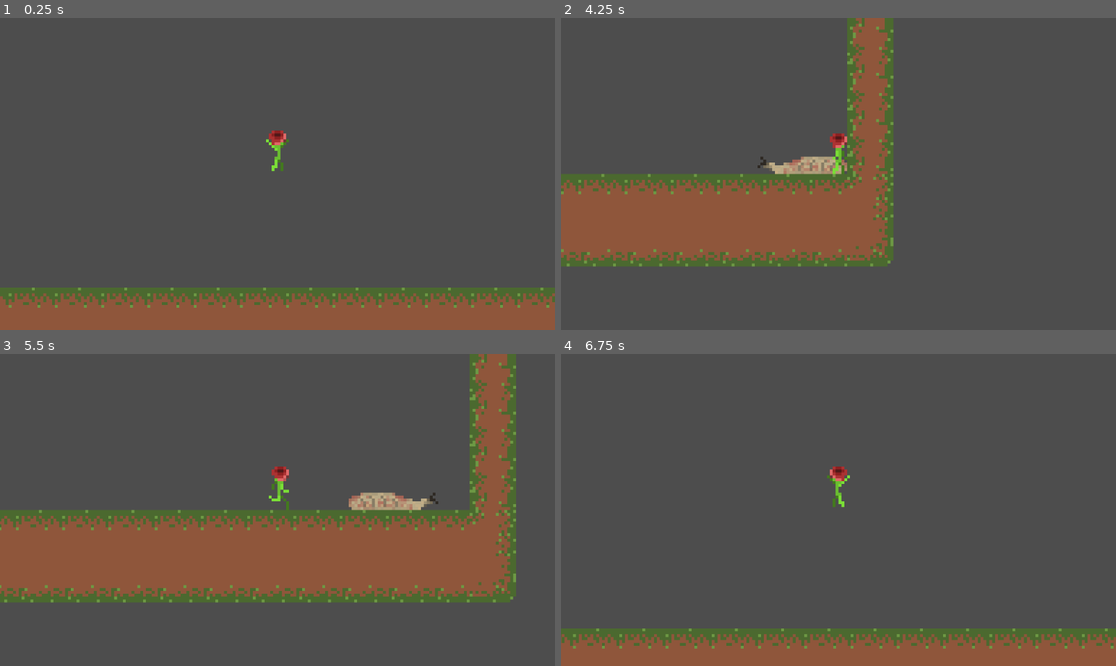
Above: before the commit, frames 1-4 (two rows, left to right).
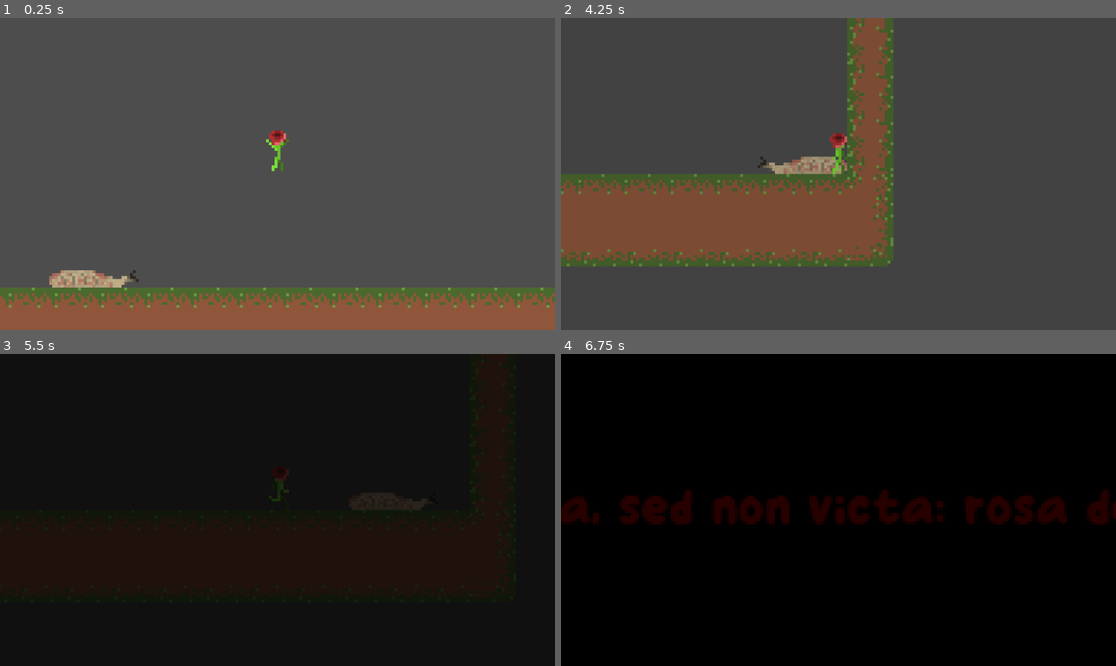
Above: after the commit, the same moments.

Repository: MurasakiAki/TheRoseMary
Game: Godot game, scene res://Src/Levels/Level_1.tscn
The game is run twice, just before and just after one commit, with the same random seed, the same clock (stepped at 60 frames per second) and the same inputs. The project has no main scene, so this scene is started directly.
Inputs:
- Up to frame 1 (0.25 s): no input
- Up to frame 2 (4.25 s): tap Enter (ui_accept) at 0.5, 0.6, 1.55, 2.1, 3.05, 3.6 s; hold D (right) 0.53-2.03 s; tap W (jump) at 0.77, 1.52, 3.02, 3.77 s; tap E (Accept, bound only after the commit) at 0.8, 1.35, 2.3, 2.85, 3.8 s; hold A (left) 2.03-2.78 s; hold D (right) from 2.78 s (still down)
- Up to frame 3 (5.5 s): release D (right) at 4.28 s; hold A (left) 4.28-5.03 s; tap E (Accept, bound only after the commit) at 4.35, 5.3 s; tap W (jump) at 4.52 s; tap Enter (ui_accept) at 4.55, 5.1 s; hold D (right) from 5.03 s (still down)
- Up to frame 4 (6.75 s): release D (right) at 5.78 s; hold A (left) from 5.78 s (still down); tap E (Accept, bound only after the commit) at 5.85 s; tap W (jump) at 6.02 s; tap Enter (ui_accept) at 6.05, 6.6 s

The runs differ from the first frame. In frame 1, 0.7% of the frame differs, in the area x 8-26%, y 80-87%; in frame 2, 0.3%; in frame 3, 100%, in the area x 0-100%, y 0-100%; in frame 4, 100%.

Commit message:
Commit
working on death anim

Diff:
--- a/TheRoseMaryGD4/Src/Levels/Level_1.tscn
+++ b/TheRoseMaryGD4/Src/Levels/Level_1.tscn
@@ -17,4 +17,7 @@
 [node name="Maggot" parent="." instance=ExtResource("3_2o426")]
 position = Vector2(176, 24)
 
+[node name="Maggot2" parent="." instance=ExtResource("3_2o426")]
+position = Vector2(-64, 24)
+
 [editable path="WorldAccessories"]
--- a/TheRoseMaryGD4/Src/Player/DeathAnimation.tscn
+++ b/TheRoseMaryGD4/Src/Player/DeathAnimation.tscn
@@ -4,9 +4,8 @@
 [ext_resource type="Script" path="res://Src/Scripts/DeathAnimation.gd" id="1_utmg1"]
 [ext_resource type="Texture2D" uid="uid://cqx5562h35qen" path="res://Assets/Shaders/black_screen.png" id="2_qft8b"]
 
-[sub_resource type="Theme" id="Theme_bw7vb"]
+[sub_resource type="Theme" id="Theme_4hi34"]
 default_font = ExtResource("1_n7lb4")
-default_font_size = 40
 
 [sub_resource type="Animation" id="Animation_1ups2"]
 resource_name = "DeathAnimation"
@@ -14,14 +13,14 @@
 tracks/0/type = "value"
 tracks/0/imported = false
 tracks/0/enabled = true
-tracks/0/path = NodePath("Label:visible")
+tracks/0/path = NodePath("Sprite2D:modulate")
 tracks/0/interp = 1
 tracks/0/loop_wrap = true
 tracks/0/keys = {
-"times": PackedFloat32Array(0),
-"transitions": PackedFloat32Array(1),
-"update": 1,
-"values": [true]
+"times": PackedFloat32Array(0, 2.5),
+"transitions": PackedFloat32Array(1, 1),
+"update": 0,
+"values": [Color(1, 1, 1, 0), Color(1, 1, 1, 1)]
 }
 tracks/1/type = "value"
 tracks/1/imported = false
@@ -38,23 +37,23 @@
 tracks/2/type = "value"
 tracks/2/imported = false
 tracks/2/enabled = true
-tracks/2/path = NodePath("Sprite2D:modulate")
+tracks/2/path = NodePath("RichTextLabel:visible")
 tracks/2/interp = 1
 tracks/2/loop_wrap = true
 tracks/2/keys = {
-"times": PackedFloat32Array(0, 2.5),
-"transitions": PackedFloat32Array(1, 1),
-"update": 0,
-"values": [Color(1, 1, 1, 0), Color(1, 1, 1, 1)]
+"times": PackedFloat32Array(0),
+"transitions": PackedFloat32Array(1),
+"update": 1,
+"values": [true]
 }
 tracks/3/type = "value"
 tracks/3/imported = false
 tracks/3/enabled = true
-tracks/3/path = NodePath("Label:modulate")
+tracks/3/path = NodePath("RichTextLabel:modulate")
 tracks/3/interp = 1
 tracks/3/loop_wrap = true
 tracks/3/keys = {
-"times": PackedFloat32Array(2.5, 3.5),
+"times": PackedFloat32Array(2.5, 4),
 "transitions": PackedFloat32Array(1, 1),
 "update": 0,
 "values": [Color(1, 1, 1, 0), Color(1, 1, 1, 1)]
@@ -65,14 +64,14 @@
 tracks/0/type = "value"
 tracks/0/imported = false
 tracks/0/enabled = true
-tracks/0/path = NodePath("Label:visible")
+tracks/0/path = NodePath("Sprite2D:modulate")
 tracks/0/interp = 1
 tracks/0/loop_wrap = true
 tracks/0/keys = {
 "times": PackedFloat32Array(0),
 "transitions": PackedFloat32Array(1),
-"update": 1,
-"values": [true]
+"update": 0,
+"values": [Color(1, 1, 1, 0)]
 }
 tracks/1/type = "value"
 tracks/1/imported = false
@@ -89,19 +88,19 @@
 tracks/2/type = "value"
 tracks/2/imported = false
 tracks/2/enabled = true
-tracks/2/path = NodePath("Sprite2D:modulate")
+tracks/2/path = NodePath("RichTextLabel:visible")
 tracks/2/interp = 1
 tracks/2/loop_wrap = true
 tracks/2/keys = {
 "times": PackedFloat32Array(0),
 "transitions": PackedFloat32Array(1),
-"update": 0,
-"values": [Color(1, 1, 1, 0)]
+"update": 1,
+"values": [true]
 }
 tracks/3/type = "value"
 tracks/3/imported = false
 tracks/3/enabled = true
-tracks/3/path = NodePath("Label:modulate")
+tracks/3/path = NodePath("RichTextLabel:modulate")
 tracks/3/interp = 1
 tracks/3/loop_wrap = true
 tracks/3/keys = {
@@ -120,25 +119,23 @@
 [node name="DeathAnimation" type="Node2D"]
 script = ExtResource("1_utmg1")
 
-[node name="Label" type="Label" parent="."]
+[node name="RichTextLabel" type="RichTextLabel" parent="."]
 modulate = Color(1, 1, 1, 0)
 z_index = 32
-anchors_preset = 8
-anchor_left = 0.5
+anchors_preset = 14
 anchor_top = 0.5
-anchor_right = 0.5
+anchor_right = 1.0
 anchor_bottom = 0.5
-offset_left = -158.0
-offset_top = -69.0
-offset_right = 158.0
-offset_bottom = 69.0
+offset_top = -9.0
+offset_bottom = 9.0
 grow_horizontal = 2
 grow_vertical = 2
-theme = SubResource("Theme_bw7vb")
-theme_override_colors/font_color = Color(0.619608, 0, 0.027451, 1)
-text = "<Resurgam!>"
-horizontal_alignment = 1
-vertical_alignment = 1
+theme = SubResource("Theme_4hi34")
+theme_override_colors/default_color = Color(0.698039, 0, 0, 1)
+text = "<Vulnerata, sed non victa: rosa deflorata.>"
+fit_content = true
+scroll_active = false
+autowrap_mode = 0
 
 [node name="Sprite2D" type="Sprite2D" parent="."]
 modulate = Color(1, 1, 1, 0)
--- a/TheRoseMaryGD4/Src/Scripts/DeathAnimation.gd
+++ b/TheRoseMaryGD4/Src/Scripts/DeathAnimation.gd
@@ -1,6 +1,18 @@
 extends Node2D
+
+var has_ended: bool
+
+func _ready():
+	print("start")
+	$RichTextLabel.set_visible(false)
+	$Sprite2D.set_visible(false)
+	has_ended = false
+	$AnimationPlayer.play("DeathAnimation")
+
+func _process(delta):
+	if has_ended and Input.is_action_just_pressed("Accept"):
+		self.queue_free()
 
 func _on_animation_player_animation_finished(animname):
 	animname = "DeathAnimation"
-	if(Input.is_action_just_pressed("ui_accept")):
-		self.queue_free()
+	has_ended = true
--- a/TheRoseMaryGD4/Src/Scripts/Maggot.gd
+++ b/TheRoseMaryGD4/Src/Scripts/Maggot.gd
@@ -7,7 +7,7 @@
 # Called when the node enters the scene tree for the first time.
 func _ready():
 	properties.set_speed(80)
-	properties.damage_range = Vector2(5, 10)
+	properties.damage_range = Vector2(50, 100)
 
 # Called every frame. 'delta' is the elapsed time since the previous frame.
 func _process(delta):
--- a/TheRoseMaryGD4/Src/Scripts/PlayerProperties.gd
+++ b/TheRoseMaryGD4/Src/Scripts/PlayerProperties.gd
@@ -54,6 +54,8 @@
 		die()
 
 func die():
-	var death_screen = load("res://Src/Player/DeathAnimation.tscn").instantiate()
+	var death_screen = preload("res://Src/Player/DeathAnimation.tscn")
+	var death_screen_instance = death_screen.instantiate()
+	var player = get_tree().get_current_scene().get_node("Player")
 
-	#set it to player scene
+	player.add_child(death_screen_instance)
--- a/TheRoseMaryGD4/project.godot
+++ b/TheRoseMaryGD4/project.godot
@@ -42,6 +42,11 @@
 "events": [Object(InputEventKey,"resource_local_to_scene":false,"resource_name":"","device":-1,"window_id":0,"alt_pressed":false,"shift_pressed":false,"ctrl_pressed":false,"meta_pressed":false,"pressed":false,"keycode":0,"physical_keycode":74,"key_label":0,"unicode":106,"echo":false,"script":null)
 ]
 }
+Accept={
+"deadzone": 0.5,
+"events": [Object(InputEventKey,"resource_local_to_scene":false,"resource_name":"","device":-1,"window_id":0,"alt_pressed":false,"shift_pressed":false,"ctrl_pressed":false,"meta_pressed":false,"pressed":false,"keycode":0,"physical_keycode":69,"key_label":0,"unicode":101,"echo":false,"script":null)
+]
+}
 
 [layer_names]
 
